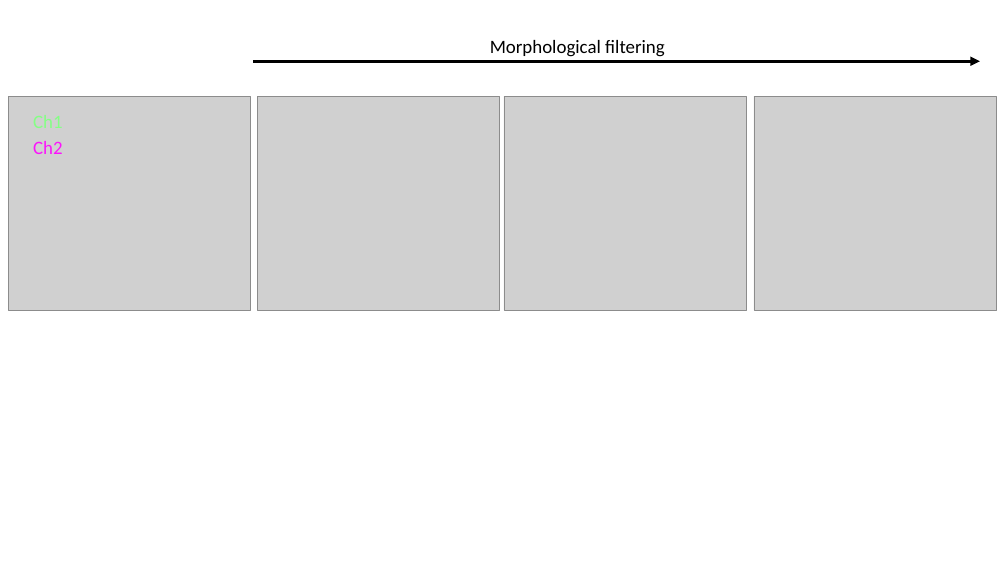
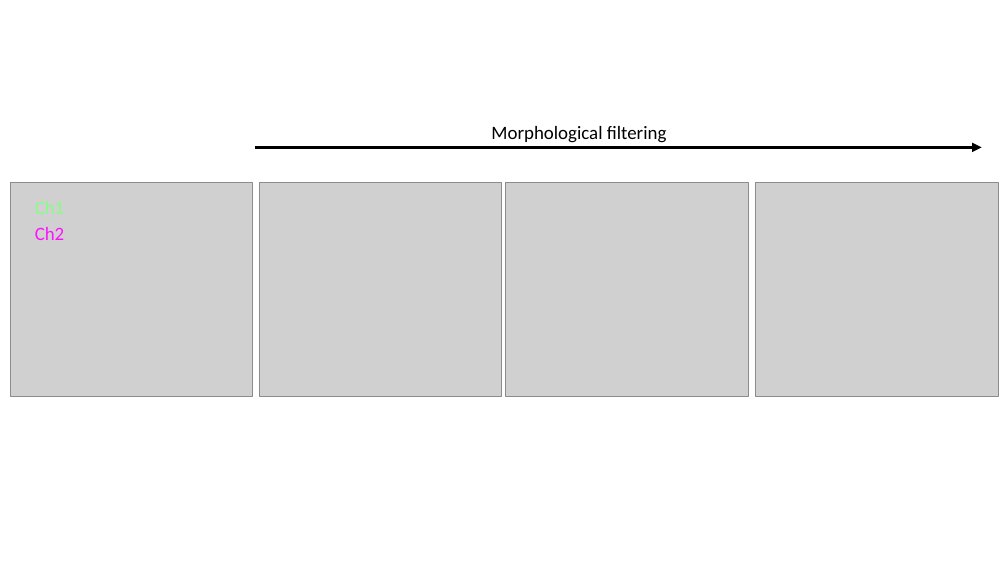
Before and after one commit to NEUBIAS/training-resources, a slide deck: slide 2 of figures/resources/filter_morphological.pptx. Drawn at 1008x567 pixels with LibreOffice and Linux fonts; fonts in the diff are those of the drawing; grey boxes stand for pictures. Boxes give left, top, right and bottom in pixels: in the first picture for what was removed or moved away, otherwise in the second. Text is boxed around its words. In the diff, an @@ line names an element or a change of style, - is before the commit and + after.

Commit message:
powerpoint

```diff
--- a/figures/resources/filter_morphological.pptx
+++ b/figures/resources/filter_morphological.pptx
@@ 4 pictures, 2 texts, 1 arrow moved together from (x1=8, y1=40, x2=997, y2=310) to (x1=10, y1=126, x2=999, y2=396) @@
```
